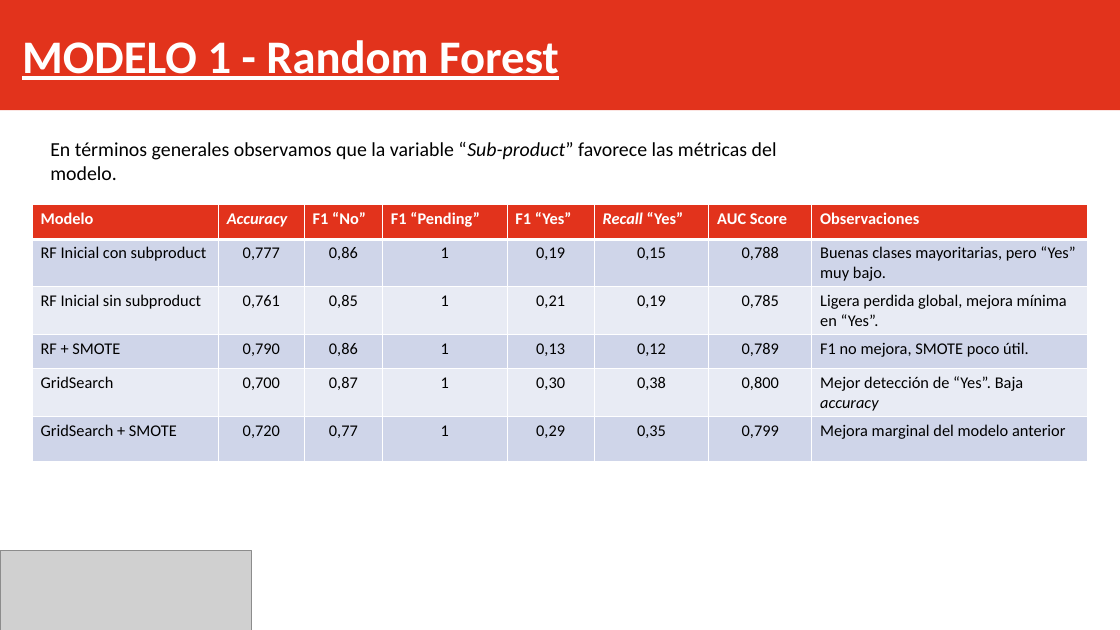
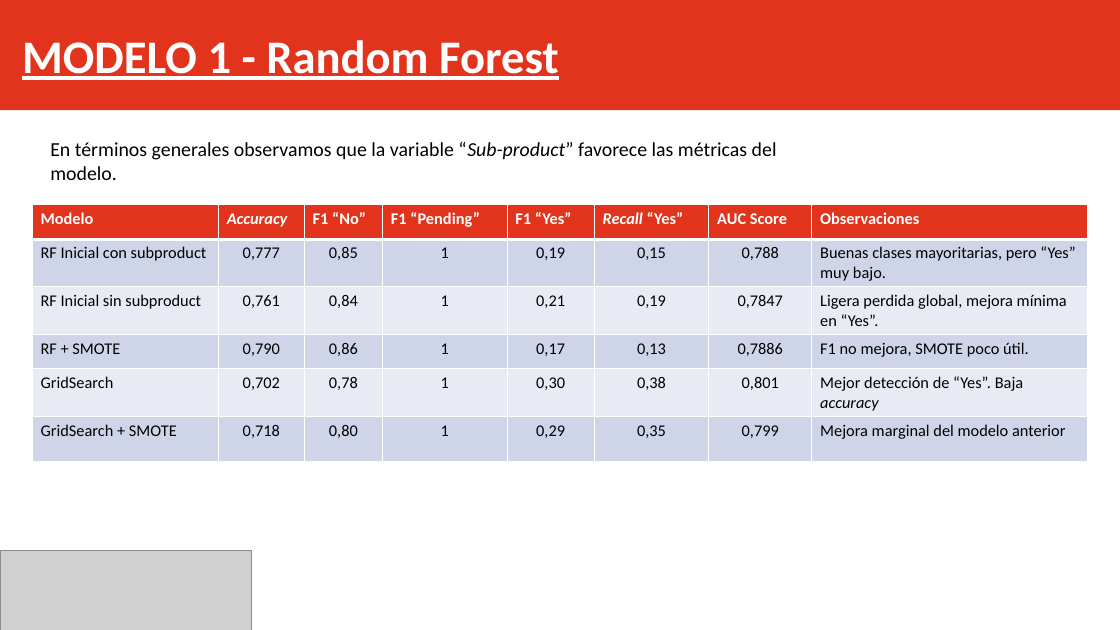
Before and after one commit to Jonolalde93/Proyectos_DS2025, a slide deck: slide 9 of Proyecto_Fin_Modulo_ML/docs/Presentacion_ML.pptx. Drawn at 1120x630 pixels with LibreOffice and Linux fonts; fonts in the diff are those of the drawing; grey boxes stand for pictures. Boxes give left, top, right and bottom in pixels: in the first picture for what was removed or moved away, otherwise in the second. Text is boxed around its words. In the diff, an @@ line names an element or a change of style, - is before the commit and + after.

```diff
--- a/Proyecto_Fin_Modulo_ML/docs/Presentacion_ML.pptx
+++ b/Proyecto_Fin_Modulo_ML/docs/Presentacion_ML.pptx
@@ table at <box>32,205,1087,461</box> @@
-row 2, column 3: 0,86
+row 2, column 3: 0,85
-row 3, column 3: 0,85
+row 3, column 3: 0,84
-row 3, column 7: 0,785
+row 3, column 7: 0,7847
-row 4: RF + SMOTE | 0,790 | 0,86 | 1 | 0,13 | 0,12 | 0,789 | F1 no mejora, SMOTE poco útil.
+row 4: RF + SMOTE | 0,790 | 0,86 | 1 | 0,17 | 0,13 | 0,7886 | F1 no mejora, SMOTE poco útil.
-row 5: GridSearch | 0,700 | 0,87 | 1 | 0,30 | 0,38 | 0,800 | Mejor detección de “Yes”. Baja accuracy
+row 5: GridSearch | 0,702 | 0,78 | 1 | 0,30 | 0,38 | 0,801 | Mejor detección de “Yes”. Baja accuracy
-row 6, column 2: 0,720
+row 6, column 2: 0,718
-row 6, column 3: 0,77
+row 6, column 3: 0,80
```
Also in this commit, not shown: 5 other slides changed, 3 other files.
